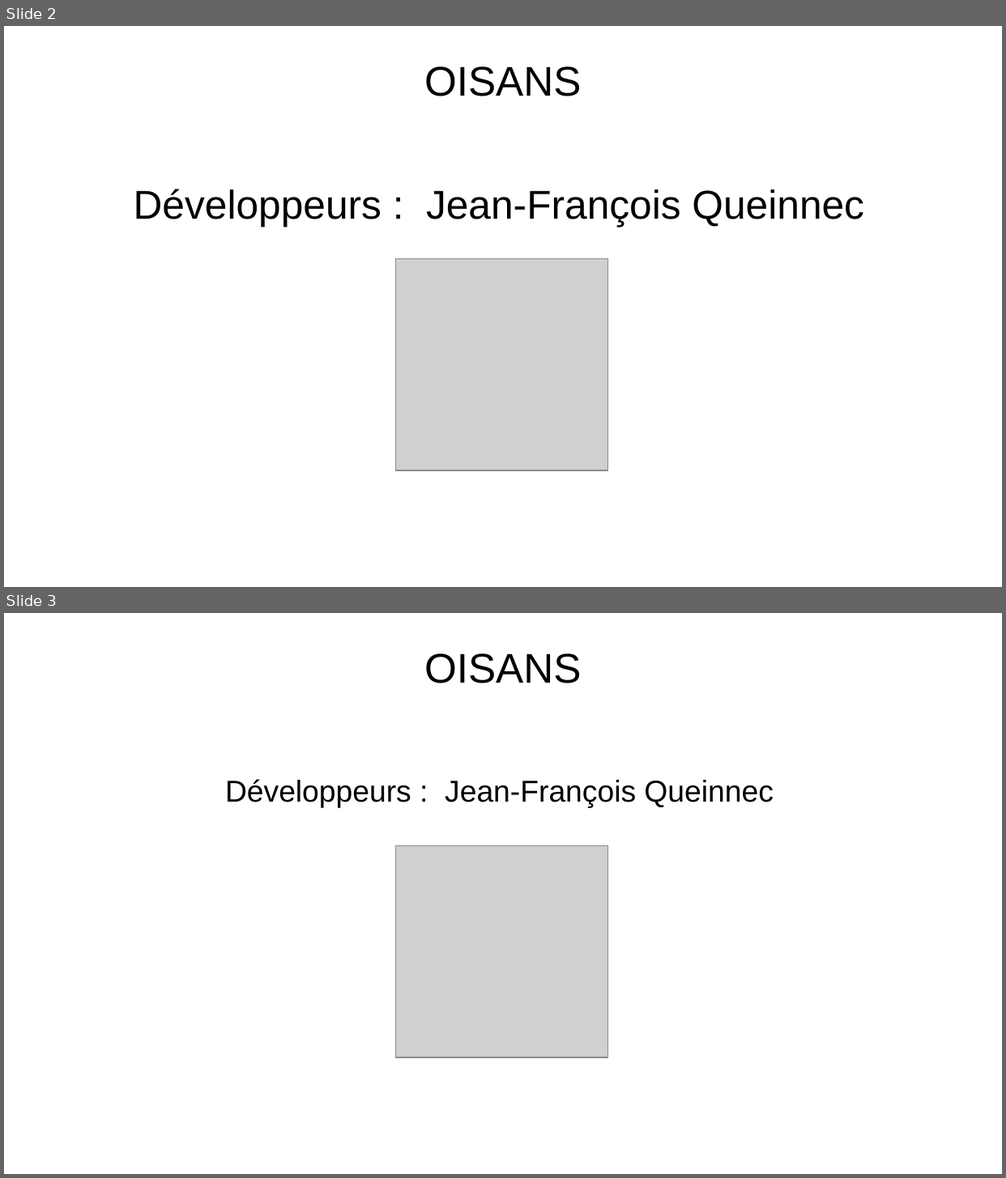
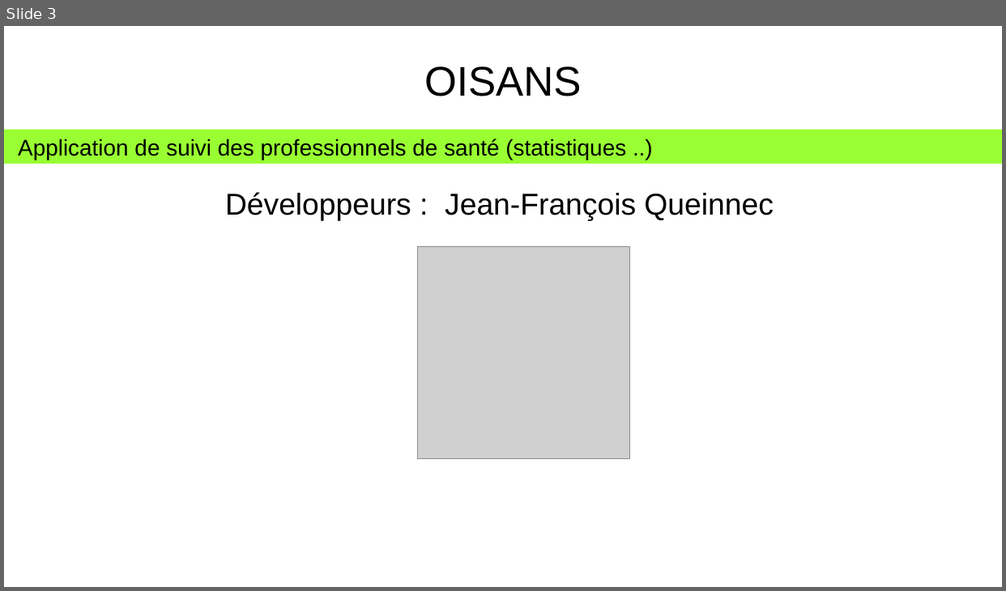
Before and after one commit to heylve/current, a slide deck: journee_metier/applications_présentation.odp. Shown one above the other, each under a label of ours: slides 2 and 3 before the commit, slide 3 after it. The pictures are 1006x1178 and 1006x591 pixels, drawn with LibreOffice and Linux fonts; fonts in the diff are those of the drawing; grey boxes stand for pictures; background and template pictures are left out. Boxes give left, top, right and bottom in pixels: in the first picture for what was removed or moved away, otherwise in the second. Text is boxed around its words. In the diff, an @@ line names an element or a change of style, - is before the commit and + after.

```diff
--- a/journee_metier/applications_présentation.odp
+++ b/journee_metier/applications_présentation.odp
@@ slide 3 removed at bbox=[4, 613, 1002, 1174], background picture (left out) @@
@@ title removed at bbox=[424, 653, 581, 683] @@
-OISANS
@@ text removed at bbox=[225, 779, 773, 808] @@
-Développeurs : Jean-François Queinnec
@@ picture removed at bbox=[396, 845, 608, 1058] @@
@@ what was slide 2 is now slide 3 @@
@@ slide 3 changed as well @@
@@ rectangle added at bbox=[4, 129, 1002, 164], fill #99FF33, 18 pt, text #000000 @@
+Application de suivi des professionnels de santé (statistiques ..)
@@ text "Développeurs : Jean-François Queinnec" at bbox=[225, 192, 773, 221]: size 32 to 24 pt @@
@@ picture: place and size @@
-picture at bbox=[396, 258, 608, 471]
+picture at bbox=[418, 247, 630, 459]
```
Also in this commit, not shown: 5 other slides changed, 2 slides added, 6 other files.
